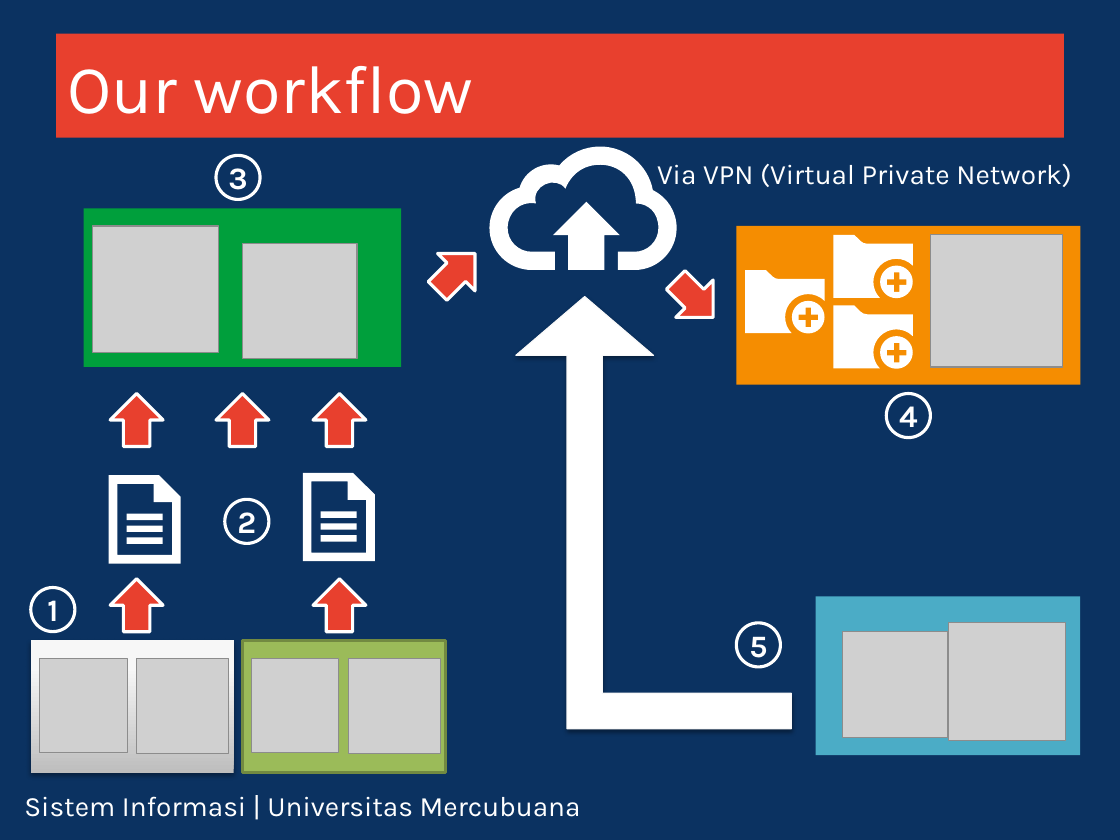
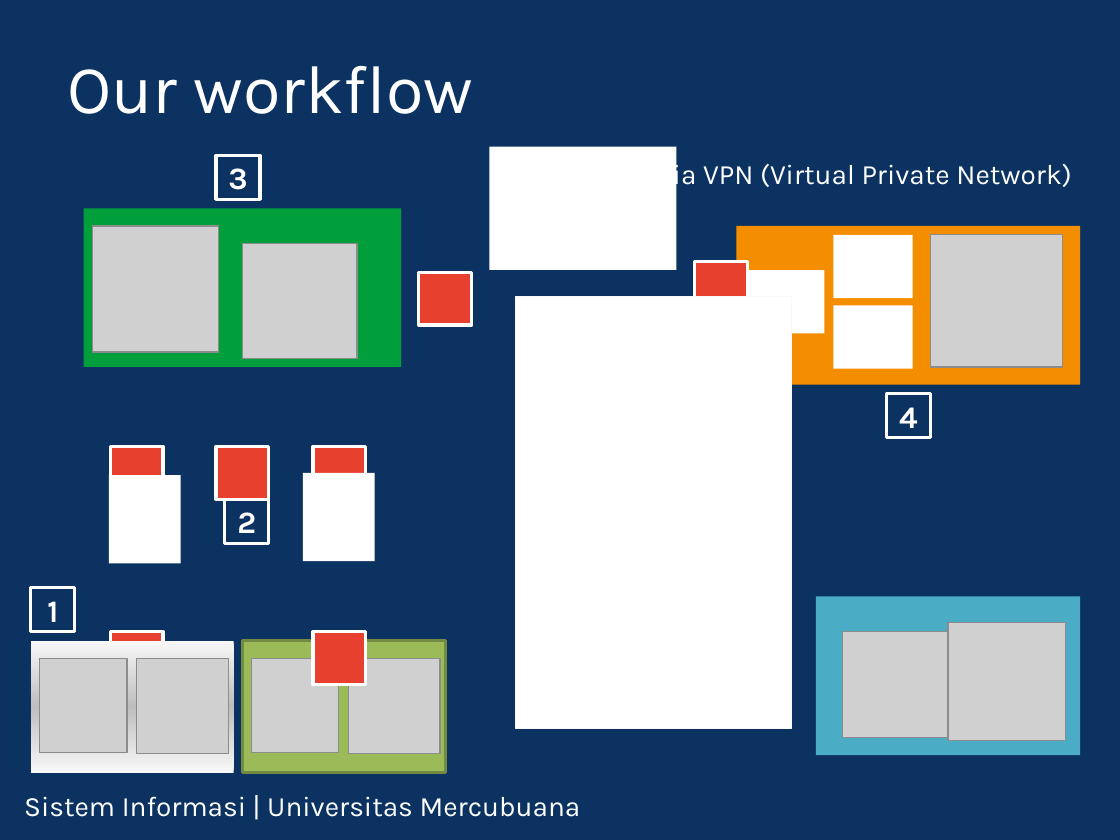
Before and after one commit to feldy/pgn, a slide deck: slide 4 of doc/ppt_new/metro-ui-style.pptx. Drawn at 1120x840 pixels with LibreOffice and Linux fonts; fonts in the diff are those of the drawing; grey boxes stand for pictures; background and template pictures are left out. Boxes give left, top, right and bottom in pixels: in the first picture for what was removed or moved away, otherwise in the second. Text is boxed around its words. In the diff, an @@ line names an element or a change of style, - is before the commit and + after.

```diff
--- a/doc/ppt_new/metro-ui-style.pptx
+++ b/doc/ppt_new/metro-ui-style.pptx
@@ text "Our workflow": place and size @@
-text "Our workflow" at [56, 34, 1064, 138]
+text "Our workflow" at [67, 66, 473, 114]
@@ text "Our workflow" at [67, 66, 473, 114]: fill #E8402E to none @@
@@ freeform shape removed at [489, 147, 676, 270] @@
@@ rectangle added at [489, 147, 676, 270], fill #FFFFFF @@
@@ right arrow removed at [419, 234, 494, 309] @@
@@ freeform shape removed at [833, 235, 913, 299] @@
@@ rectangle added at [833, 235, 913, 299], fill #FFFFFF @@
@@ right arrow removed at [657, 261, 731, 336] @@
@@ rectangle added at [694, 261, 747, 314], fill #E8402E, outline #FFFFFF 2.01 pt @@
@@ rectangle added at [419, 272, 472, 325], fill #E8402E, outline #FFFFFF 2.01 pt @@
@@ bent up arrow removed at [516, 297, 792, 729] @@
@@ rectangle added at [516, 297, 792, 729], fill #FFFFFF, outline #F9F9F9 0.74 pt @@
@@ freeform shape removed at [745, 270, 824, 334] @@
@@ rectangle added at [745, 270, 824, 334], fill #FFFFFF @@
@@ freeform shape removed at [833, 306, 913, 370] @@
@@ rectangle added at [833, 306, 913, 370], fill #FFFFFF @@
@@ right arrow removed at [110, 393, 162, 446] @@
@@ right arrow removed at [216, 393, 269, 446] @@
@@ right arrow removed at [314, 393, 366, 446] @@
@@ rectangle added at [110, 447, 162, 500], fill #E8402E, outline #FFFFFF 2.01 pt @@
@@ rectangle added at [216, 447, 269, 500], fill #E8402E, outline #FFFFFF 2.01 pt @@
@@ rectangle added at [312, 447, 365, 500], fill #E8402E, outline #FFFFFF 2.01 pt @@
@@ freeform shape removed at [109, 475, 180, 563] @@
@@ rectangle added at [109, 475, 180, 563], fill #FFFFFF @@
@@ freeform shape removed at [302, 473, 374, 561] @@
@@ rectangle added at [302, 473, 374, 561], fill #FFFFFF @@
@@ right arrow removed at [110, 579, 162, 632] @@
@@ right arrow removed at [314, 579, 366, 632] @@
@@ ellipse to rectangle; outline #FFFFFF 2 pt to #FFFFFF 2.01 pt in 5 elements at [31, 588, 75, 632], [225, 500, 269, 543], [216, 156, 260, 199], [886, 393, 930, 437], [736, 623, 780, 666] @@
@@ rectangle at [31, 641, 234, 773]: fill gradient #BEBEBE to #F7F7F7 to #F8F8F8 to gradient #F8F8F8 to #BEBEBE; shadow off @@
@@ rectangle added at [110, 632, 162, 684], fill #E8402E, outline #FFFFFF 2.01 pt @@
@@ rectangle at [242, 641, 445, 773]: outline #738A42 2 pt to #728A41 2.01 pt @@
@@ rectangle added at [312, 632, 365, 684], fill #E8402E, outline #FFFFFF 2.01 pt @@
```
Also in this commit, not shown: 8 other slides changed, 13 other files.
